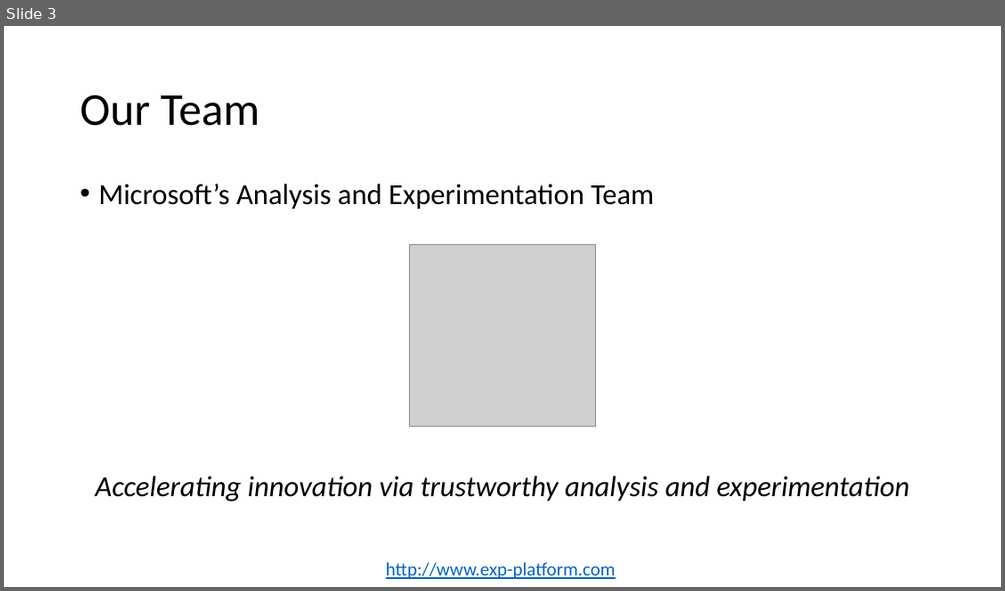
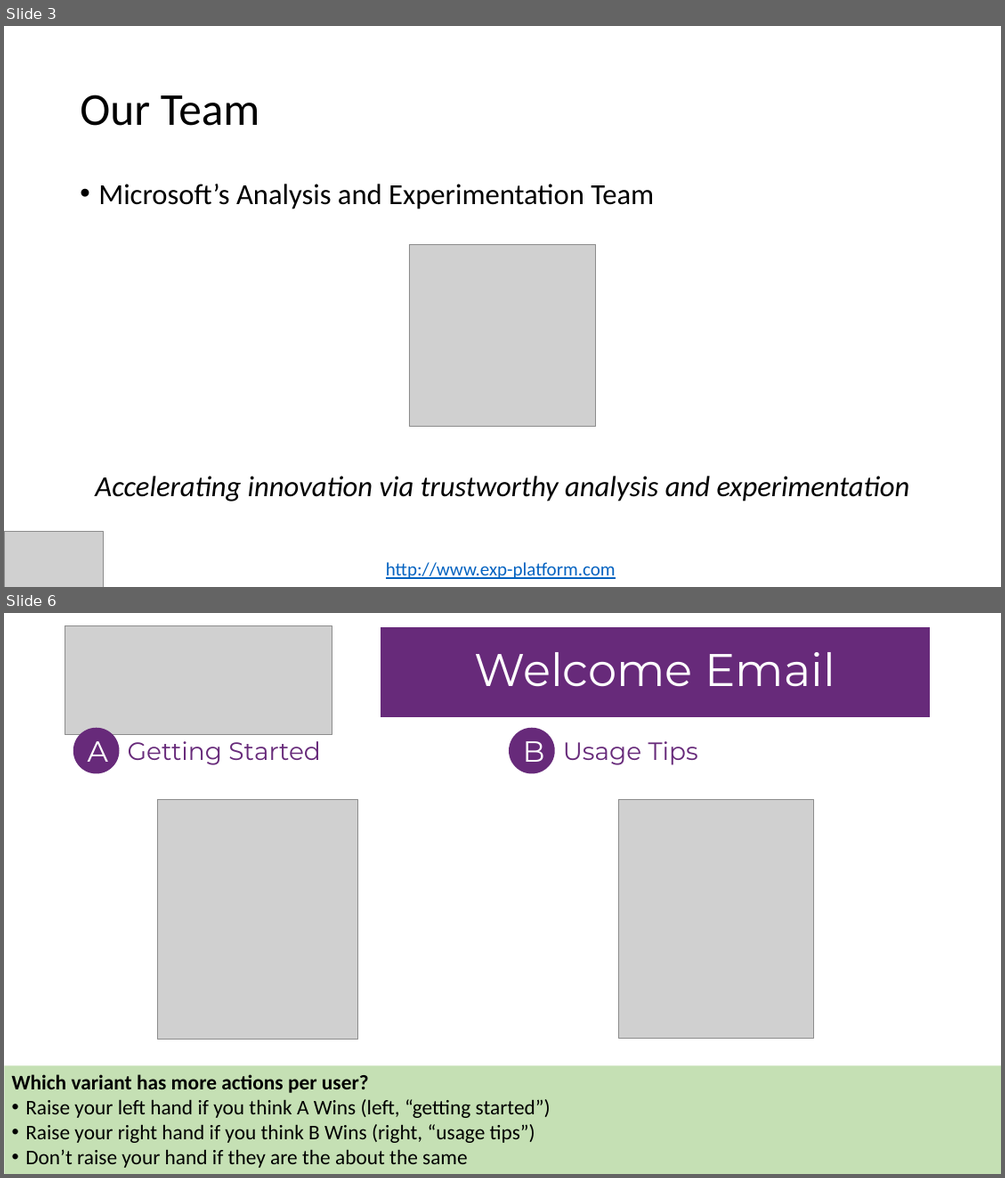
Before and after one commit to paulraff/2016JointMeetings, a slide deck: Preparing Mathematicians for Data Science Careers - 2.pptx. Shown one above the other, each under a label of ours: slide 3 before the commit, slides 3 and 6 after it; the slides between them are not shown. The pictures are 1005x591 and 1005x1178 pixels, drawn with LibreOffice and Linux fonts; fonts in the diff are those of the drawing; grey boxes stand for pictures. Boxes give left, top, right and bottom in pixels: in the first picture for what was removed or moved away, otherwise in the second. Text is boxed around its words. In the diff, an @@ line names an element or a change of style, - is before the commit and + after.

```diff
--- a/Preparing Mathematicians for Data Science Careers - 2.pptx
+++ b/Preparing Mathematicians for Data Science Careers - 2.pptx
@@ slide 6 added at (4,613,1001,1174), background #FFFFFF @@
@@ picture added at (65,626,332,735) @@
@@ title added at (380,626,931,718), fill #672A7A, outline #FFFFFF 1.5 pt, 44 pt, text #FFFFFF @@
+Welcome Email
@@ ellipse added at (73,728,120,774), fill #672A7A, 28 pt, text #FFFFFF @@
+A
@@ text added at (128,741,320,765), 24 pt, text #672A7A @@
+Getting Started
@@ ellipse added at (509,728,555,774), fill #672A7A, 28 pt, text #FFFFFF @@
+B
@@ text added at (563,741,698,765), 24 pt, text #672A7A @@
+Usage Tips
@@ picture added at (157,799,357,1038) @@
@@ picture added at (618,799,813,1038) @@
@@ rectangle added at (4,1065,1001,1174), fill #C5E0B4, 20 pt, text #000000 @@
+Which variant has more actions per user?
+• Raise your left hand if you think A Wins (left, “getting started”)
+• Raise your right hand if you think B Wins (right, “usage tips”)
+• Don’t raise your hand if they are the about the same
@@ slide 3 changed as well @@
@@ picture added at (4,532,103,587) @@
```
Also in this commit, not shown: 24 other slides changed, 5 other slides added, 1 slide removed.
